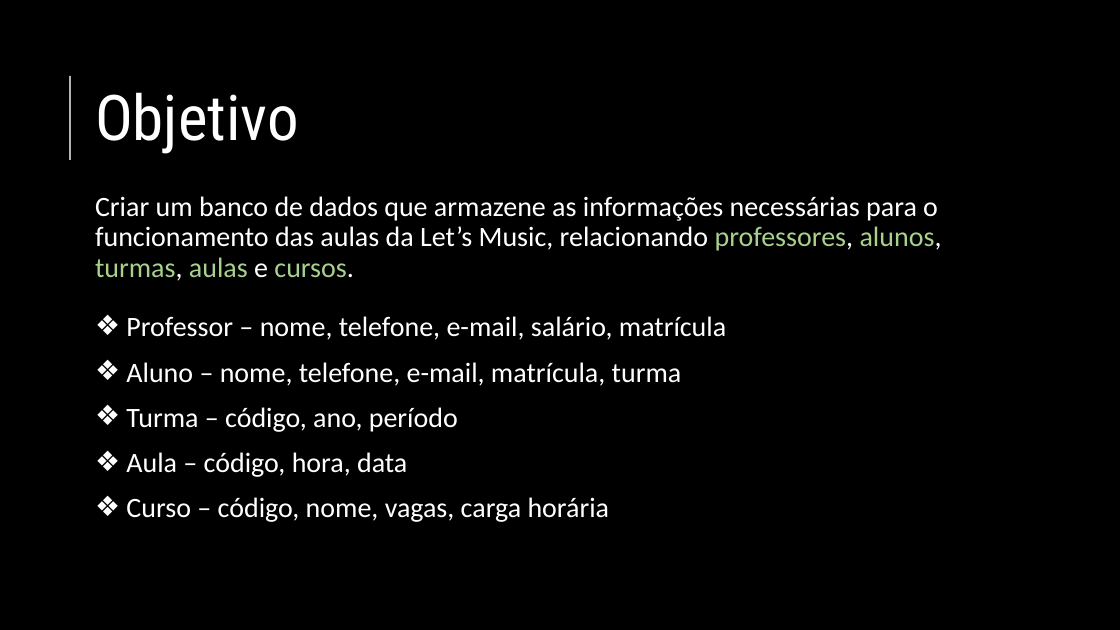
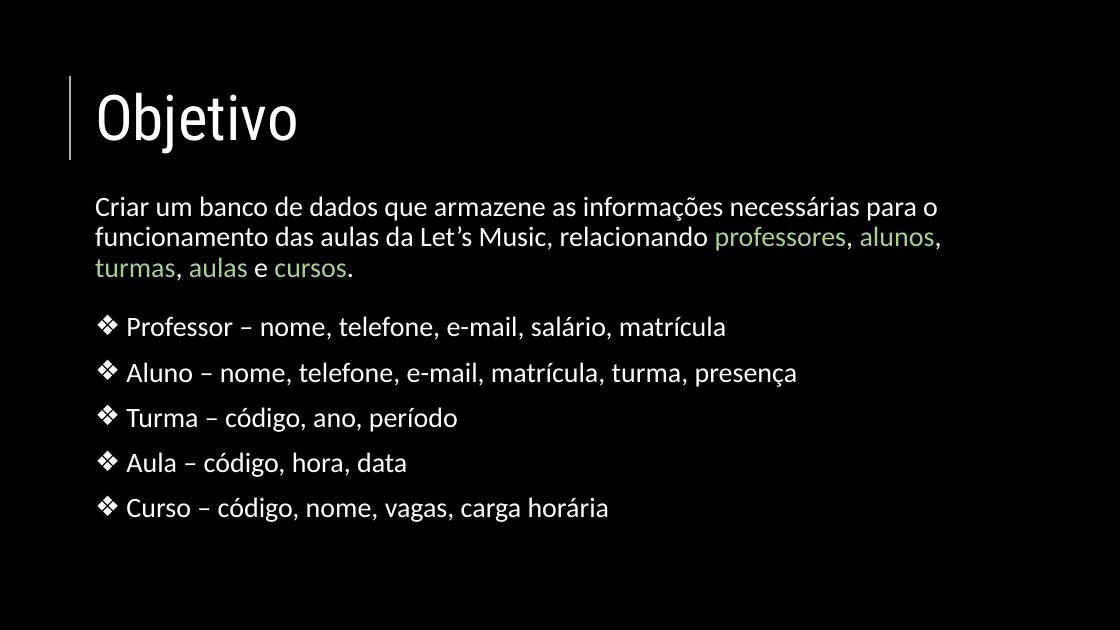
Before and after one commit to sergiofdf/LetsMusic, a slide deck: slide 3 of LetsMusic.pptx. Drawn at 1120x630 pixels with LibreOffice and Linux fonts; fonts in the diff are those of the drawing; background and template pictures are left out. Boxes give left, top, right and bottom in pixels: in the first picture for what was removed or moved away, otherwise in the second. Text is boxed around its words. In the diff, an @@ line names an element or a change of style, - is before the commit and + after.

```diff
--- a/LetsMusic.pptx
+++ b/LetsMusic.pptx
@@ text at <box>126,362,798,387</box>: text changed @@
-❖ Aluno – nome, telefone, e-mail, matrícula, turma
+❖ Aluno – nome, telefone, e-mail, matrícula, turma, presença
```
Also in this commit, not shown: 1 other slide changed.
